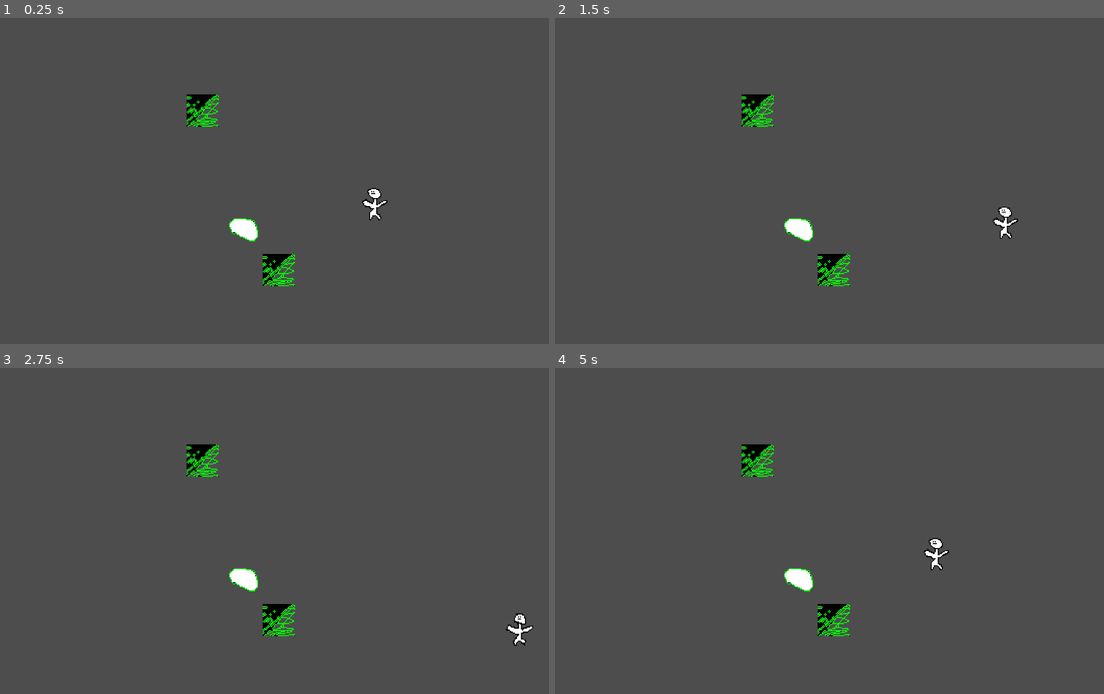
Above: before the commit, frames 1-4 (two rows, left to right).
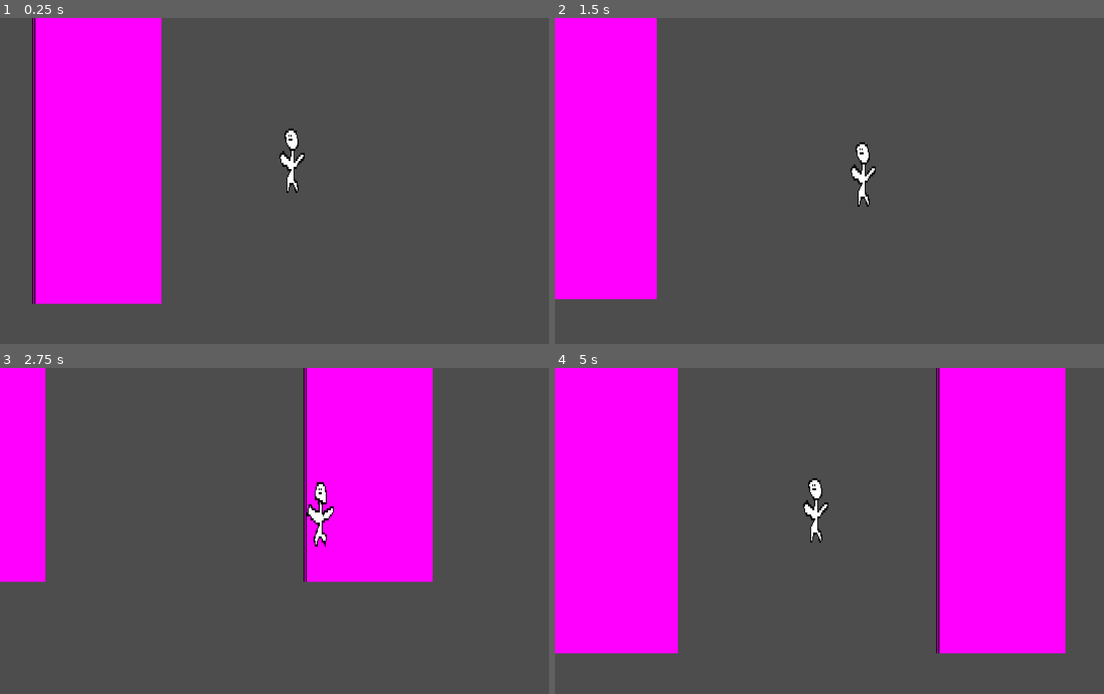
Above: after the commit, the same moments.

Repository: Tejty/ticketless
Game: Godot game, scene res://scenes/game.tscn
Same seed, same stepped clock (60 frames per second), same inputs: the game is played once before the commit and once after it. Before the commit the project starts from res://scenes/stations/testing_scene.tscn.
Inputs:
- Up to frame 1 (0.25 s): no input
- Up to frame 2 (1.5 s): hold D (right) 0.53-1.28 s; tap E (interact) at 0.6, 1.35 s; hold S (down) from 1.28 s (still down)
- Up to frame 3 (2.75 s): release S (down) at 2.03 s; hold D (right) from 2.03 s (still down); tap E (interact) at 2.1 s
- Up to frame 4 (5 s): release D (right) at 2.78 s; hold W (up) 2.78-3.53 s; tap E (interact) at 2.85, 3.6, 4.35 s; hold A (left) from 3.53 s (still down)

The runs differ from the first frame. In frame 1, 22% of the frame differs, in the area x 5-71%, y 0-88%; in frame 2, 18%; in frame 3, 22%; in frame 4, 42%, in the area x 0-93%, y 0-88%.

Commit message:
Add base of trains and station logic

Diff:
--- a/project.godot
+++ b/project.godot
@@ -11,7 +11,7 @@
 [application]
 
 config/name="Ticketless"
-run/main_scene="uid://cvrxqlflwh0db"
+run/main_scene="uid://8msatgbxkbny"
 config/features=PackedStringArray("4.6", "Forward Plus")
 config/icon="res://icon.svg"
 
--- /dev/null
+++ b/scenes/game.tscn
@@ -0,0 +1,58 @@
+[gd_scene format=3 uid="uid://8msatgbxkbny"]
+
+[ext_resource type="Script" uid="uid://ckwyuiysf17w" path="res://scripts/Camera.gd" id="1_yqjtg"]
+[ext_resource type="PackedScene" uid="uid://c6om8ryyyrsre" path="res://scenes/player/player.tscn" id="2_lnu2h"]
+[ext_resource type="PackedScene" uid="uid://y41x08aorkje" path="res://scenes/system/train.tscn" id="3_lnu2h"]
+[ext_resource type="Script" uid="uid://cek8rxqg758yc" path="res://scripts/StationManager.gd" id="4_lbhrr"]
+
+[node name="Game" type="Node2D" unique_id=1182745371]
+
+[node name="Camera2D" type="Camera2D" parent="." unique_id=1271025770 node_paths=PackedStringArray("target")]
+zoom = Vector2(2, 2)
+script = ExtResource("1_yqjtg")
+target = NodePath("../Player")
+speed = 3.0
+
+[node name="Player" parent="." unique_id=68021362 instance=ExtResource("2_lnu2h")]
+z_index = 10
+
+[node name="StationSystem" type="Node" parent="." unique_id=1239523077]
+
+[node name="Stations" type="Node" parent="StationSystem" unique_id=1257457110]
+
+[node name="Station1" type="Marker2D" parent="StationSystem/Stations" unique_id=142190487]
+position = Vector2(0, 2991)
+
+[node name="Station2" type="Marker2D" parent="StationSystem/Stations" unique_id=544079569]
+position = Vector2(0, 1285)
+
+[node name="Station3" type="Marker2D" parent="StationSystem/Stations" unique_id=385236877]
+position = Vector2(0, -70)
+
+[node name="Station4" type="Marker2D" parent="StationSystem/Stations" unique_id=866236856]
+position = Vector2(0, -1769)
+
+[node name="Station5" type="Marker2D" parent="StationSystem/Stations" unique_id=282533850]
+position = Vector2(0, -2779)
+
+[node name="Trains" type="Node" parent="StationSystem" unique_id=174475953]
+
+[node name="TrainDown" parent="StationSystem/Trains" unique_id=1242807581 node_paths=PackedStringArray("player") instance=ExtResource("3_lnu2h")]
+position = Vector2(798, 162)
+dock_duration = 4.9
+travel_duration = 5.9
+rail_x = 192.0
+player = NodePath("../../../Player")
+
+[node name="Train2" parent="StationSystem/Trains" unique_id=1714967927 node_paths=PackedStringArray("player") instance=ExtResource("3_lnu2h")]
+position = Vector2(-346, 189)
+direction = -1
+dock_duration = 5.1
+travel_duration = 6.1
+rail_x = -192.0
+initial_progress = 0.3
+player = NodePath("../../../Player")
+
+[node name="StationManager" type="Node" parent="StationSystem" unique_id=1639767292 node_paths=PackedStringArray("stops")]
+script = ExtResource("4_lbhrr")
+stops = [NodePath("../Stations/Station5"), NodePath("../Stations/Station4"), NodePath("../Stations/Station3"), NodePath("../Stations/Station2"), NodePath("../Stations/Station1")]
--- a/scenes/player/player.tscn
+++ b/scenes/player/player.tscn
@@ -37,7 +37,8 @@
 shape = SubResource("RectangleShape2D_5u4nw")
 
 [node name="AnimatedSprite2D" type="AnimatedSprite2D" parent="." unique_id=1066966499]
-position = Vector2(1, -4)
+position = Vector2(1, -20)
+scale = Vector2(1, 2)
 sprite_frames = SubResource("SpriteFrames_tys1d")
 animation = &"idle"
 frame_progress = 0.39267167
--- a/scenes/stations/testing_scene.tscn
+++ b/scenes/stations/testing_scene.tscn
@@ -5,6 +5,7 @@
 [ext_resource type="Script" uid="uid://c6syrxfnact1a" path="res://scripts/testing/thing.gd" id="2_cmdub"]
 [ext_resource type="Script" uid="uid://cmdgsseqwvkae" path="res://scripts/Interactable.gd" id="2_u2s8x"]
 [ext_resource type="Texture2D" uid="uid://ce1e7744qri83" path="res://assets/placehoders/another.png" id="5_c1r6c"]
+[ext_resource type="Script" uid="uid://ckwyuiysf17w" path="res://scripts/Camera.gd" id="6_c1r6c"]
 
 [sub_resource type="RectangleShape2D" id="RectangleShape2D_uaau2"]
 size = Vector2(50, 50)
@@ -60,8 +61,11 @@
 [node name="CollisionShape2D" type="CollisionShape2D" parent="Sprite2D5/Interactable" unique_id=809668655]
 shape = SubResource("RectangleShape2D_4xr5y")
 
-[node name="Camera2D" type="Camera2D" parent="." unique_id=1169232240]
+[node name="Camera2D" type="Camera2D" parent="." unique_id=1169232240 node_paths=PackedStringArray("target")]
 zoom = Vector2(2, 2)
+script = ExtResource("6_c1r6c")
+target = NodePath("../Player")
+speed = 3.0
 
 [connection signal="interacted" from="Sprite2D4/Interactable" to="Sprite2D4" method="_on_interacted"]
 [connection signal="interacted" from="Sprite2D6/Interactable" to="Sprite2D6" method="_on_interacted"]
--- /dev/null
+++ b/scenes/system/train.tscn
@@ -0,0 +1,20 @@
+[gd_scene format=3 uid="uid://y41x08aorkje"]
+
+[ext_resource type="Script" uid="uid://cogf6rx31w02q" path="res://scripts/Train.gd" id="1_c08wq"]
+
+[sub_resource type="PlaceholderTexture2D" id="PlaceholderTexture2D_l5udp"]
+size = Vector2(128, 384)
+
+[sub_resource type="RectangleShape2D" id="RectangleShape2D_vq2uu"]
+size = Vector2(128, 384)
+
+[node name="Train" type="Node2D" unique_id=1242807581]
+script = ExtResource("1_c08wq")
+
+[node name="Sprite2D" type="Sprite2D" parent="." unique_id=402548783]
+texture = SubResource("PlaceholderTexture2D_l5udp")
+
+[node name="Area2D" type="Area2D" parent="." unique_id=1793128886]
+
+[node name="CollisionShape2D" type="CollisionShape2D" parent="Area2D" unique_id=775221242]
+shape = SubResource("RectangleShape2D_vq2uu")
--- /dev/null
+++ b/scripts/Camera.gd
@@ -0,0 +1,10 @@
+extends Camera2D
+
+@export var target: Node2D
+@export var speed: float = 1
+
+func _ready() -> void:
+	position = target.position
+
+func _process(delta: float) -> void:
+	position = position + (target.position - position) * delta * speed
--- /dev/null
+++ b/scripts/StationManager.gd
@@ -0,0 +1,37 @@
+class_name StationManager extends Node
+
+static var instance: StationManager
+
+@export var stops: Array[Marker2D] = []
+
+func _ready() -> void:
+	instance = self
+
+## Converts a world Y position to a stationized coordinate.
+## 0.0 = first stop, 1.0 = second stop, 1.5 = halfway between stop 1 and 2, etc.
+## Clamped to [0, stop_count - 1].
+func get_station_pos(world_y: float) -> float:
+	if stops.size() < 2:
+		return 0.0
+	if world_y <= stops[0].global_position.y:
+		return 0.0
+	if world_y >= stops[-1].global_position.y:
+		return float(stops.size() - 1)
+	for i in range(stops.size() - 1):
+		var a = stops[i].global_position.y
+		var b = stops[i + 1].global_position.y
+		if world_y <= b:
+			return i + (world_y - a) / (b - a)
+	return float(stops.size() - 1)
+
+## Inverse of get_station_pos. Converts stationized coordinate back to world Y.
+func get_world_y(station_pos: float) -> float:
+	station_pos = clampf(station_pos, 0.0, stops.size() - 1)
+	var i := int(station_pos)
+	var t := station_pos - i
+	if i >= stops.size() - 1:
+		return stops[-1].global_position.y
+	return lerpf(stops[i].global_position.y, stops[i + 1].global_position.y, t)
+
+func stop_count() -> int:
+	return stops.size()
--- /dev/null
+++ b/scripts/Train.gd
@@ -0,0 +1,61 @@
+# This script was made with the help of AI
+class_name Train extends Node2D
+
+signal teleported
+
+@export var direction: int = 1        # 1 = down, -1 = up
+@export var dock_duration: float = 5.0
+@export var travel_duration: float = 4.0  # time to travel one full station
+@export var window_before: float = 0.5   # stations before player where train appears
+@export var window_after: float = 0.5   # stations past player before wrapping; must stay > 0.5
+@export var rail_x: float = 0.0
+@export var initial_progress: float = 0.0
+@export var player: Node2D
+
+var progress: float = 0.0
+var _player_spos: float = 0.0   # exact player stationized pos, sampled at each wrap
+var _dock_station: float = 0.0  # nearest integer station to player, sampled at each wrap
+
+func _ready() -> void:
+	if player == null:
+		push_error("Train: player not set")
+	progress = initial_progress
+	call_deferred("_sample_player")
+
+func _sample_player() -> void:
+	_player_spos = StationManager.instance.get_station_pos(player.global_position.y)
+	_dock_station = roundf(_player_spos)
+
+func _physics_process(delta: float) -> void:
+	progress += delta / _cycle_duration()
+	if progress >= 1.0:
+		progress -= 1.0
+		_sample_player()
+		teleported.emit()
+	global_position = _position_at(progress)
+
+func _position_at(p: float) -> Vector2:
+	var sm := StationManager.instance
+	var cycle := _cycle_duration()
+
+	# Approach distance varies slightly depending on where the dock snapped to
+	# relative to the exact player position. Total travel distance is always constant.
+	var approach_dist := window_before + direction * (_dock_station - _player_spos)
+	var t_arrive := travel_duration * approach_dist / cycle
+	var t_depart := t_arrive + dock_duration / cycle
+
+	var spos: float
+	if p < t_arrive:
+		spos = lerpf(_player_spos - direction * window_before,
+				_dock_station, p / t_arrive)
+	elif p < t_depart:
+		spos = _dock_station
+	else:
+		spos = lerpf(_dock_station,
+				_player_spos + direction * window_after,
+				(p - t_depart) / (1.0 - t_depart))
+
+	return Vector2(rail_x, sm.get_world_y(spos))
+
+func _cycle_duration() -> float:
+	return travel_duration * (window_before + window_after) + dock_duration
Binary file added: assets/tiles/ground.jpg
Not shown, added: assets/tiles/ground.jpg.import
Not shown, added: scripts/Camera.gd.uid
Not shown, added: scripts/StationManager.gd.uid
Not shown, added: scripts/Train.gd.uid
